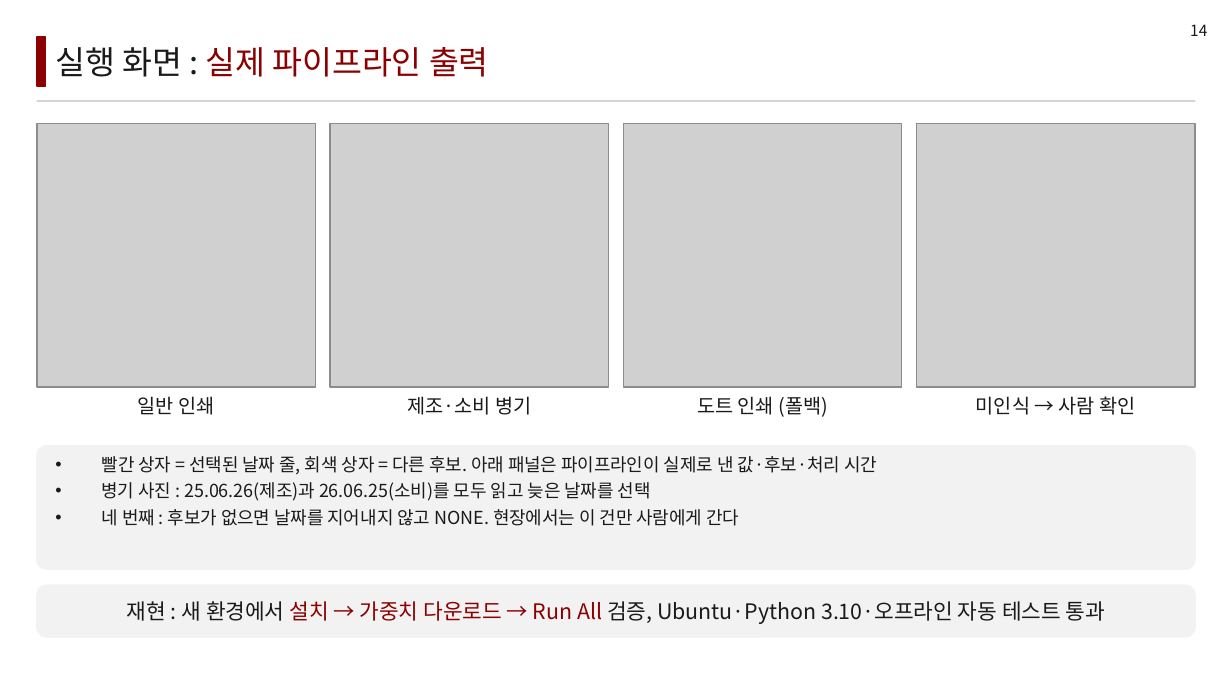
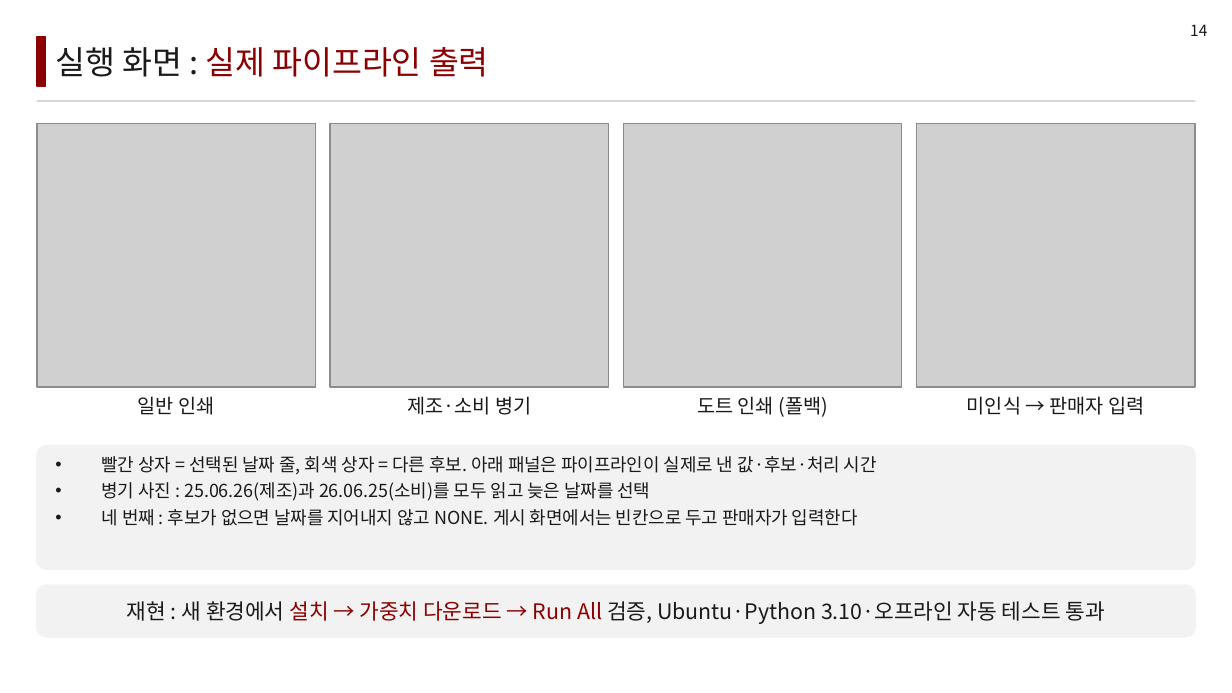
Before and after one commit to LEEbyeongchul/itda3-CODE-subway, a slide deck: slide 14 of 발표/[CODE]_서브웨이_본선발표.pptx. Drawn at 1232x693 pixels with LibreOffice and Linux fonts; fonts in the diff are those of the drawing; grey boxes stand for pictures. Boxes give left, top, right and bottom in pixels: in the first picture for what was removed or moved away, otherwise in the second. Text is boxed around its words. In the diff, an @@ line names an element or a change of style, - is before the commit and + after.

```diff
--- a/발표/[CODE]_서브웨이_본선발표.pptx
+++ b/발표/[CODE]_서브웨이_본선발표.pptx
@@ text at [967,396,1144,415]: text changed @@
-미인식 → 사람 확인
+미인식 → 판매자 입력
@@ text at [102,509,858,526]: text changed @@
-• 네 번째 : 후보가 없으면 날짜를 지어내지 않고 NONE. 현장에서는 이 건만 사람에게 간다
+• 네 번째 : 후보가 없으면 날짜를 지어내지 않고 NONE. 게시 화면에서는 빈칸으로 두고 판매자가 입력한다
```
Also in this commit, not shown: 7 other slides changed, 5 other files.
